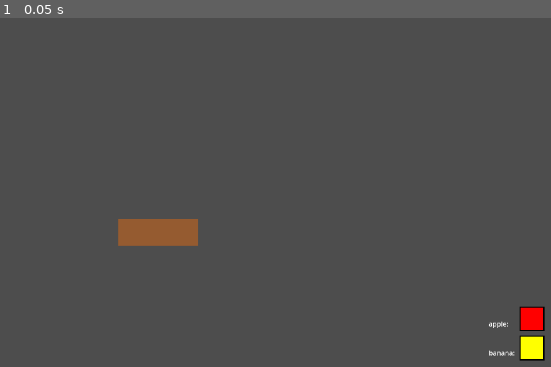
Above: before the commit, frame 1.
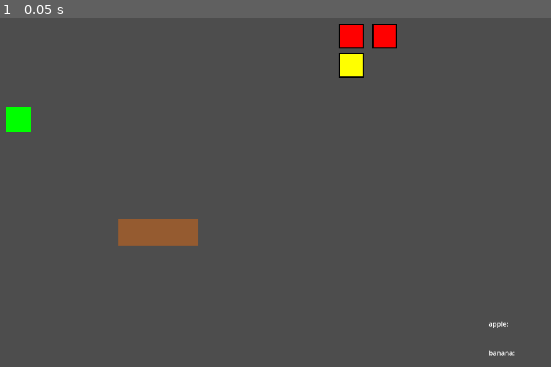
Above: after the commit, the same moment.

Repository: josephkadar-droid/TilePuzzleGame
Game: Godot game, scene res://GameManager.tscn
Two runs of this game, one before a commit and one after it. Both use one fixed random seed, a clock stepped at 60 frames per second and the inputs below.
Inputs:
- Up to frame 1 (0.05 s): no input

The runs differ from the first frame. In frame 1, 1.9% of the frame differs, in the area x 1-99%, y 1-99%.

Commit message:
ADDED A FUCKING CLICK

Diff:
--- a/DraggableItem.gd
+++ b/DraggableItem.gd
@@ -12,6 +12,9 @@
 var sprite: Sprite2D
 
 func _ready():
+	print("=== DraggableItem _ready() called ===")
+	print("Item type: ", item_type)
+
 	# Create sprite
 	sprite = Sprite2D.new()
 	sprite.texture = create_item_texture()
@@ -20,15 +23,16 @@
 	# Set up collision
 	var collision = CollisionShape2D.new()
 	var shape = RectangleShape2D.new()
-	shape.size = Vector2(50, 50)
+	shape.size = Vector2(60, 60)
 	collision.shape = shape
 	add_child(collision)
 
-	# Connect signals
-	input_event.connect(_on_input_event)
+	# Enable input
+	input_pickable = true
 
 	original_position = position
 	original_parent = get_parent()
+	print("=== DraggableItem setup complete ===")
 
 func create_item_texture() -> ImageTexture:
 	var image = Image.create(60, 60, false, Image.FORMAT_RGB8)
@@ -44,32 +48,33 @@
 	texture.set_image(image)
 	return texture
 
-func _on_input_event(_viewport, event, _shape_idx):
-	if event is InputEventMouseButton:
-		if event.button_index == MOUSE_BUTTON_LEFT:
-			if event.pressed:
-				start_drag()
-			else:
-				end_drag()
+func _input(event):
+	if Input.is_action_just_pressed("click"):
+		var mouse_pos = get_global_mouse_position()
+		var bounds = Rect2(global_position - Vector2(30, 30), Vector2(60, 60))
+
+		if bounds.has_point(mouse_pos):
+			print("=== CLICKED ON ITEM ===")
+			start_drag()
+
+	elif Input.is_action_just_released("click") and is_being_dragged:
+		print("=== RELEASED CLICK ===")
+		end_drag()
 
 func start_drag():
-	if current_placement_spot:
-		# Remove from current spot
-		current_placement_spot.remove_item()
-		current_placement_spot = null
-
+	print("=== START_DRAG CALLED ===")
 	is_being_dragged = true
-	z_index = 100  # Bring to front
+	z_index = 100
 	var tween = create_tween()
 	tween.tween_property(sprite, "scale", Vector2(1.1, 1.1), 0.1)
 
 func end_drag():
+	print("=== END_DRAG CALLED ===")
 	is_being_dragged = false
 	z_index = 0
 	var tween = create_tween()
 	tween.tween_property(sprite, "scale", Vector2(1.0, 1.0), 0.1)
 
-	# Try to place in a spot
 	var placement_successful = false
 	var overlapping_areas = get_overlapping_areas()
 
--- a/GameManager.gd
+++ b/GameManager.gd
@@ -11,21 +11,38 @@
 var current_level_node: Level
 
 func _ready():
+	print("=== GAMEMANAGER _ready() called ===")
+	print("Level container: ", level_container)
+	print("UI container: ", ui_container)
+	print("Inventory: ", inventory)
 	load_level(current_level)
 
 func load_level(level_num: int):
+	print("=== LOADING LEVEL ===")
+	print("Level number: ", level_num)
+	print("Available level scenes: ", level_scenes.size())
+
 	# Clear existing level
 	if current_level_node:
 		current_level_node.queue_free()
 
 	# Load new level
 	if level_num <= level_scenes.size() and level_scenes[level_num - 1]:
+		print("Loading level scene: ", level_scenes[level_num - 1])
 		current_level_node = level_scenes[level_num - 1].instantiate()
 		level_container.add_child(current_level_node)
 		current_level_node.level_completed.connect(_on_level_completed)
 
+		print("Level loaded. Getting required items...")
+		var required_items = current_level_node.get_required_items()
+		print("Required items: ", required_items)
+
 		# Setup inventory for this level
-		inventory.setup_for_level(current_level_node.get_required_items())
+		print("Setting up inventory...")
+		inventory.setup_for_level(required_items)
+		print("Inventory setup complete")
+	else:
+		print("ERROR: Could not load level ", level_num)
 
 func _on_level_completed():
 	print("Level ", current_level, " completed!")
--- a/Inventory.gd
+++ b/Inventory.gd
@@ -5,14 +5,16 @@
 var item_containers: Dictionary = {}
 
 func _ready():
+	print("=== INVENTORY _ready() called ===")
 	setup_item_scenes()
 
 func setup_item_scenes():
-	# You'll assign these in the editor or load them
-	# For now, we'll create them programmatically
 	pass
 
 func setup_for_level(required_items: Dictionary):
+	print("=== SETTING UP INVENTORY FOR LEVEL ===")
+	print("Required items: ", required_items)
+
 	# Clear existing items
 	for child in get_children():
 		child.queue_free()
@@ -23,10 +25,14 @@
 	var y_offset = 0
 	for item_type in required_items.keys():
 		var quantity = required_items[item_type]
+		print("Creating ", quantity, " items of type: ", item_type)
 		create_item_container(item_type, quantity, y_offset)
 		y_offset += 70
 
 func create_item_container(item_type: String, quantity: int, y_pos: int):
+	print("=== CREATING ITEM CONTAINER ===")
+	print("Item type: ", item_type, " Quantity: ", quantity, " Y position: ", y_pos)
+
 	var container = HBoxContainer.new()
 	container.position = Vector2(10, y_pos)
 	add_child(container)
@@ -42,12 +48,27 @@
 	container.add_child(items_container)
 
 	for i in range(quantity):
+		print("Creating draggable item #", i+1)
 		var item = create_draggable_item(item_type)
-		items_container.add_child(item)
+
+		# Get the level container to add 2D items
+		var level_container = get_node("../../LevelContainer")
+		if level_container.get_child_count() > 0:
+			var level = level_container.get_child(0)
+			level.add_child(item)
+
+			# Position items more visibly (center-right area)
+			item.position = Vector2(1200 + (i * 80), 200 + y_pos)
+			print("Item positioned at: ", item.position)
+		else:
+			print("ERROR: No level found in LevelContainer")
 
 	item_containers[item_type] = items_container
 
 func create_draggable_item(item_type: String) -> DraggableItem:
+	print("=== CREATING DRAGGABLE ITEM ===")
+	print("Loading DraggableItem.tscn for type: ", item_type)
+
 	var item = preload("res://DraggableItem.tscn").instantiate()
 	item.item_type = item_type
 
@@ -62,4 +83,5 @@
 		_:
 			item.item_color = Color.WHITE
 
+	print("Created item with type: ", item.item_type, " and color: ", item.item_color)
 	return item
--- a/Level1.tscn
+++ b/Level1.tscn
@@ -1,8 +1,12 @@
-[gd_scene load_steps=4 format=3 uid="uid://cb5ainjtcd1aa"]
+[gd_scene load_steps=6 format=3 uid="uid://cb5ainjtcd1aa"]
 
 [ext_resource type="Script" uid="uid://cjglft4h21ew1" path="res://Level1.gd" id="1_mc20k"]
 [ext_resource type="Script" uid="uid://cxgmwm6bq2pey" path="res://Shelf.gd" id="2_cove1"]
 [ext_resource type="Script" uid="uid://byarea8hlfbhs" path="res://PlacementSpot.gd" id="3_cove1"]
+[ext_resource type="Script" uid="uid://1q6d8ti31ekx" path="res://manual_test_item.gd" id="4_dwyiq"]
+
+[sub_resource type="RectangleShape2D" id="RectangleShape2D_dn5ey"]
+size = Vector2(60, 60)
 
 [node name="Level1" type="Node2D"]
 script = ExtResource("1_mc20k")
@@ -28,3 +32,13 @@
 [node name="PlacementSpot3" type="Area2D" parent="Shelf"]
 position = Vector2(768, 576)
 script = ExtResource("3_cove1")
+
+[node name="ManualTestItem" type="Area2D" parent="."]
+position = Vector2(400, 400)
+script = ExtResource("4_dwyiq")
+
+[node name="Sprite2D" type="Sprite2D" parent="ManualTestItem"]
+
+[node name="CollisionShape2D" type="CollisionShape2D" parent="ManualTestItem"]
+position = Vector2(500, 300)
+shape = SubResource("RectangleShape2D_dn5ey")
--- /dev/null
+++ b/TestItem.gd
@@ -0,0 +1,12 @@
+extends DraggableItem
+
+func _ready():
+	print("=== TEST ITEM READY ===")
+	item_type = "test"
+	item_color = Color.BLUE
+
+	# Call parent _ready()
+	super._ready()
+
+	print("Test item position: ", position)
+	print("Test item global_position: ", global_position)
--- /dev/null
+++ b/manual_test_item.gd
@@ -0,0 +1,44 @@
+extends Area2D
+
+var is_dragging = false
+
+func _ready():
+	print("=== MANUAL TEST ITEM READY ===")
+
+	# Create a simple colored texture for the sprite
+	var sprite = $Sprite2D
+	var image = Image.create(60, 60, false, Image.FORMAT_RGB8)
+	image.fill(Color.GREEN)
+	var texture = ImageTexture.new()
+	texture.set_image(image)
+	sprite.texture = texture
+
+	# Enable input
+	input_pickable = true
+
+	# Connect signals
+	input_event.connect(_on_input_event)
+	mouse_entered.connect(_on_mouse_entered)
+	mouse_exited.connect(_on_mouse_exited)
+
+	print("Manual test item at position: ", position)
+
+func _on_mouse_entered():
+	print("MOUSE ENTERED MANUAL TEST ITEM")
+
+func _on_mouse_exited():
+	print("MOUSE EXITED MANUAL TEST ITEM")
+
+func _on_input_event(viewport, event, shape_idx):
+	print("INPUT EVENT ON MANUAL TEST ITEM: ", event)
+	if event is InputEventMouseButton and event.button_index == MOUSE_BUTTON_LEFT:
+		if event.pressed:
+			print("STARTING MANUAL DRAG")
+			is_dragging = true
+		else:
+			print("ENDING MANUAL DRAG")
+			is_dragging = false
+
+func _process(_delta):
+	if is_dragging:
+		global_position = get_global_mouse_position()
--- a/project.godot
+++ b/project.godot
@@ -25,6 +25,14 @@
 
 project/assembly_name="TilePuzzleGame"
 
+[input]
+
+click={
+"deadzone": 0.2,
+"events": [Object(InputEventMouseButton,"resource_local_to_scene":false,"resource_name":"","device":-1,"window_id":0,"alt_pressed":false,"shift_pressed":false,"ctrl_pressed":false,"meta_pressed":false,"button_mask":0,"position":Vector2(0, 0),"global_position":Vector2(0, 0),"factor":1.0,"button_index":1,"canceled":false,"pressed":false,"double_click":false,"script":null)
+]
+}
+
 [rendering]
 
 textures/canvas_textures/default_texture_filter=0
Not shown, added: TestItem.gd.uid
Not shown, added: manual_test_item.gd.uid
